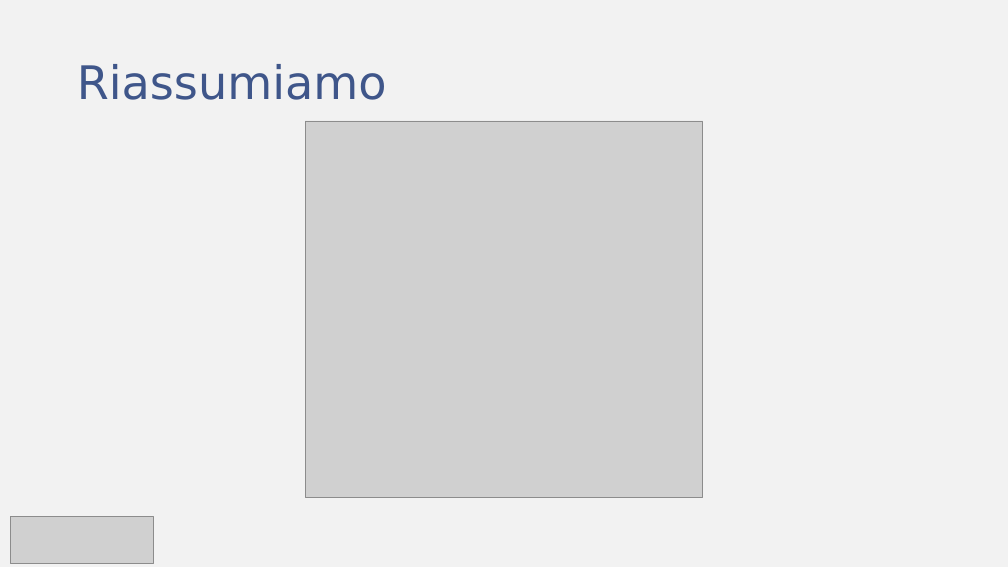
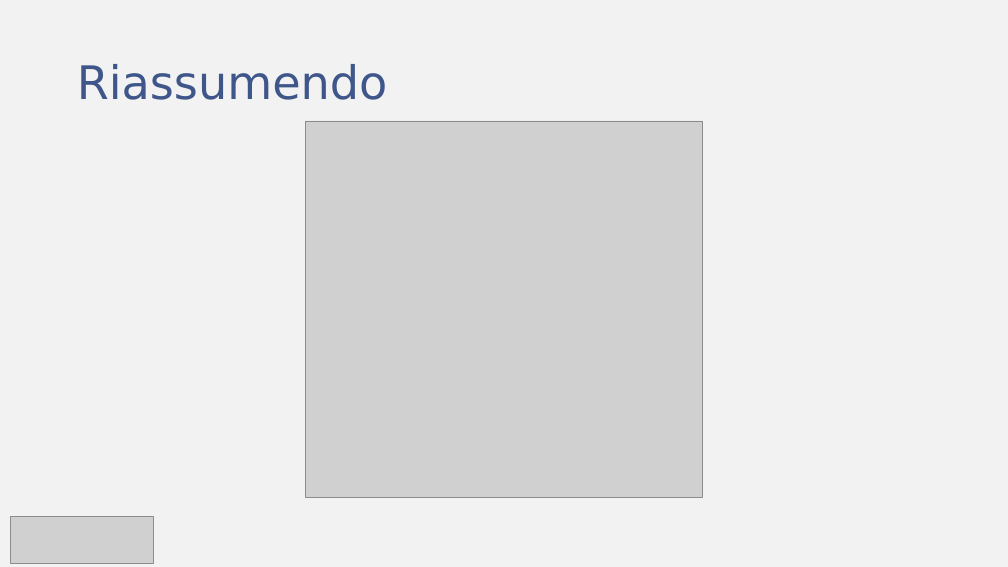
Before and after one commit to fratorgano/dimensionality-reduction, a slide deck: slide 15 of lle/LLE.pptx. Drawn at 1008x567 pixels with LibreOffice and Linux fonts; fonts in the diff are those of the drawing; grey boxes stand for pictures. Boxes give left, top, right and bottom in pixels: in the first picture for what was removed or moved away, otherwise in the second. Text is boxed around its words. In the diff, an @@ line names an element or a change of style, - is before the commit and + after.

```diff
--- a/lle/LLE.pptx
+++ b/lle/LLE.pptx
@@ title at (77, 64, 388, 100): text changed @@
-Riassumiamo
+Riassumendo
```
Also in this commit, not shown: 2 other slides changed, 1 other file.
